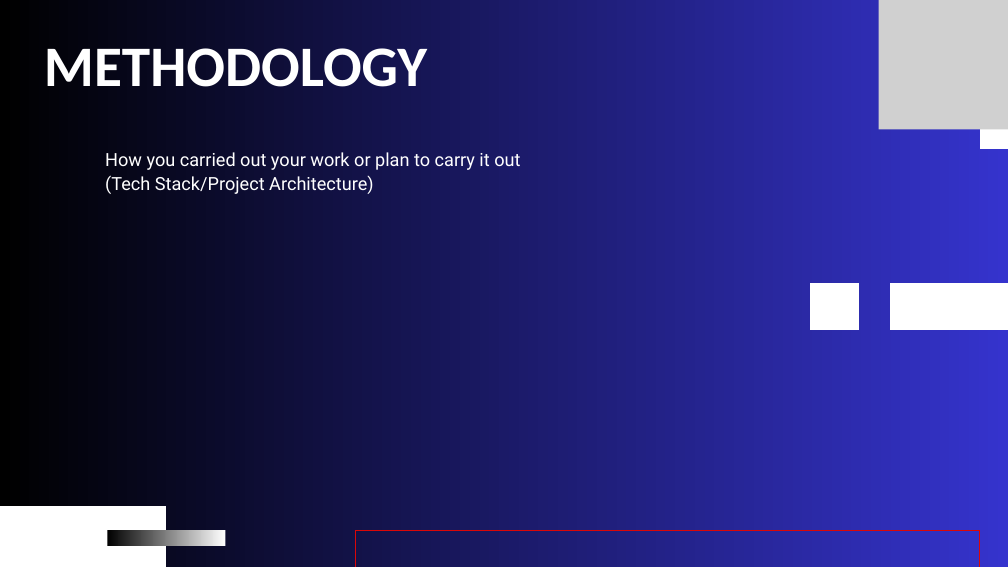
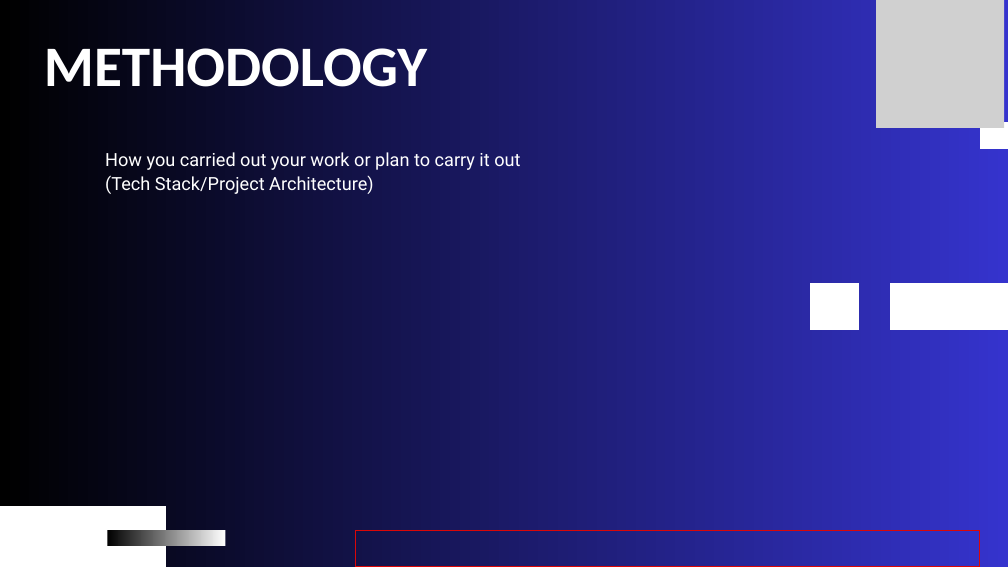
Before and after one commit to Dineshkumar-DK19/GCEE-Smart-college-hackathon, a slide deck: slide 5 of public/SCH_2026_Template.pptx. Drawn at 1008x567 pixels with LibreOffice and Linux fonts; fonts in the diff are those of the drawing; grey boxes stand for pictures. Boxes give left, top, right and bottom in pixels: in the first picture for what was removed or moved away, otherwise in the second. Text is boxed around its words. In the diff, an @@ line names an element or a change of style, - is before the commit and + after.

```diff
--- a/public/SCH_2026_Template.pptx
+++ b/public/SCH_2026_Template.pptx
@@ picture: place and size @@
-picture at [878,0,1008,130]
+picture at [876,0,1004,128]
@@ freeform shape removed at [356,530,980,567] @@
@@ freeform shape added at [356,530,980,567], outline #F67C48 1.5 pt @@
```
Also in this commit, not shown: 5 other slides changed, 2 other files.
